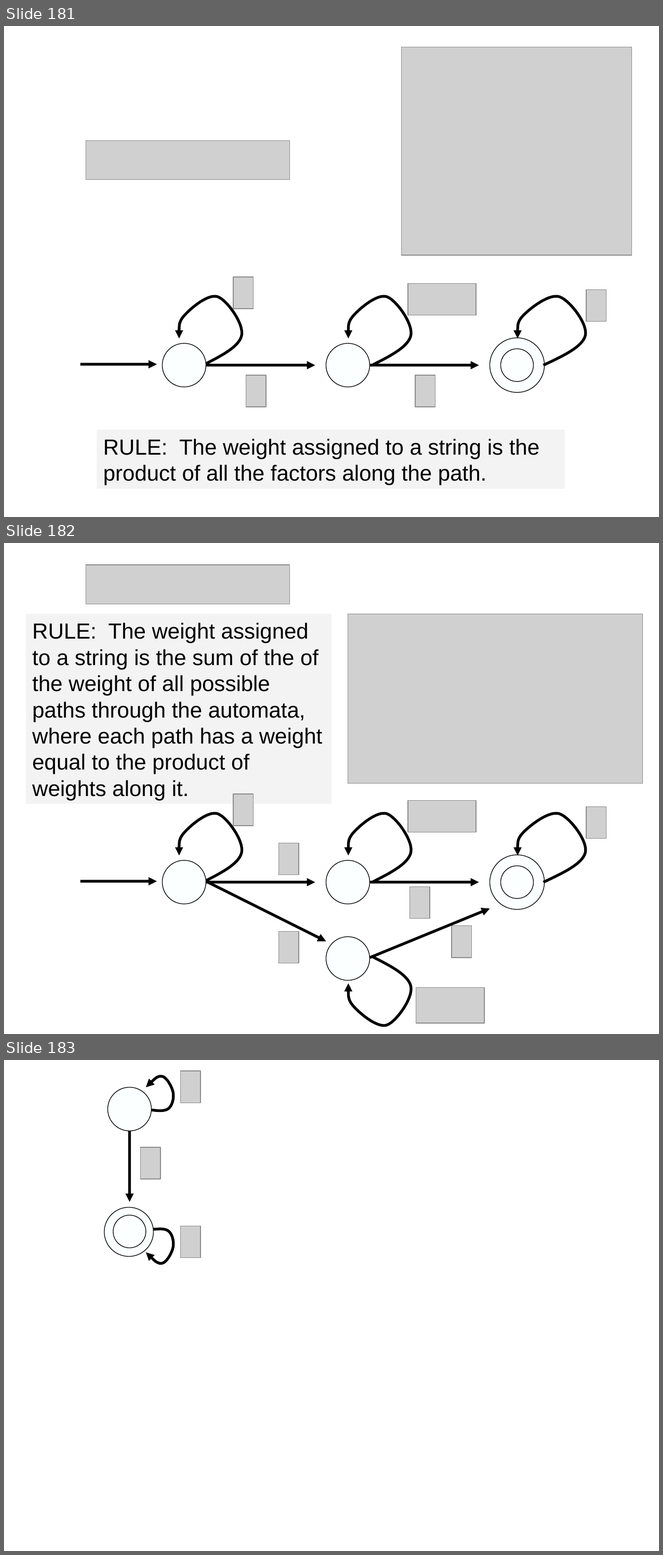
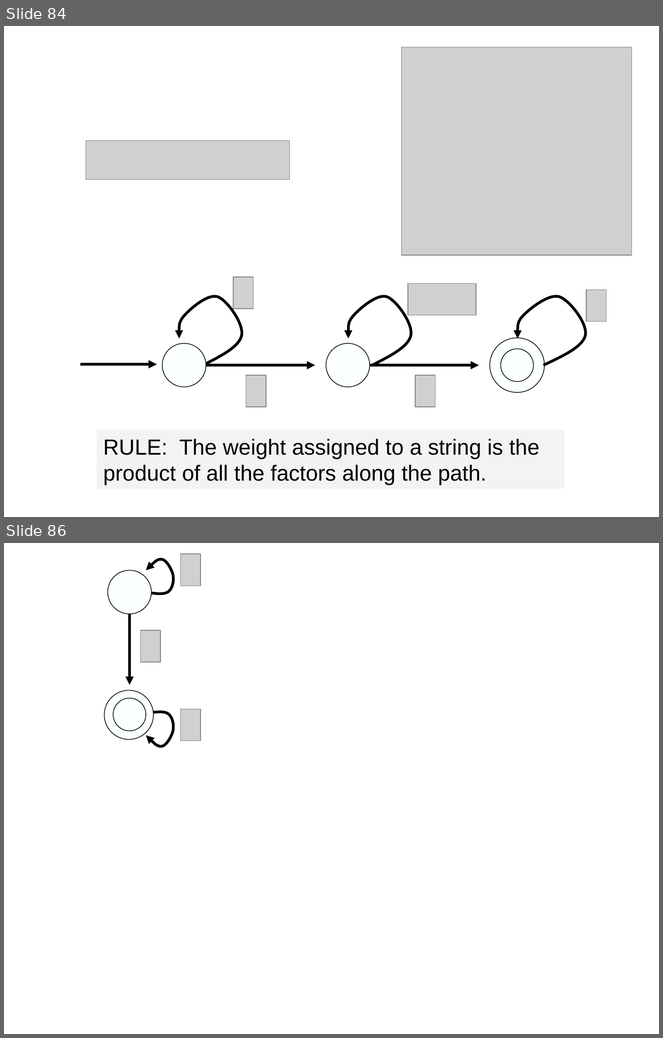
Before and after one commit to gcross/QC-Talks, a slide deck: GeneralExam/WeaponsOfMassSimulation.odp. Shown one above the other, each under a label of ours: slides 181, 182 and 183 before the commit, slides 84 and 86 after it; the slides between them are not shown. The pictures are 663x1555 and 663x1038 pixels, drawn with LibreOffice and Linux fonts; fonts in the diff are those of the drawing; grey boxes stand for pictures; background and template pictures are left out. Boxes give left, top, right and bottom in pixels: in the first picture for what was removed or moved away, otherwise in the second. Text is boxed around its words. In the diff, an @@ line names an element or a change of style, - is before the commit and + after.

```diff
--- a/GeneralExam/WeaponsOfMassSimulation.odp
+++ b/GeneralExam/WeaponsOfMassSimulation.odp
@@ slide 182 removed at (4,543,659,1034), background picture (left out) @@
@@ picture removed at (86,565,289,604) @@
@@ rectangle removed at (26,614,332,804) @@
-RULE: The weight assigned to a string is the sum of the of the weight of all possible paths through the automata, where each path has a weight equal to the product of weights along it.
@@ picture removed at (348,614,643,783) @@
@@ picture removed at (233,794,254,826) @@
@@ picture removed at (408,800,476,833) @@
@@ picture removed at (586,807,607,839) @@
@@ freeform shape removed at (179,810,244,883) @@
@@ freeform shape removed at (348,810,414,883) @@
@@ freeform shape removed at (517,810,588,883) @@
@@ picture removed at (279,843,299,875) @@
@@ ellipse removed at (163,861,206,905) @@
@@ ellipse removed at (326,861,370,905) @@
@@ ellipse removed at (490,855,545,909) @@
@@ ellipse removed at (501,866,533,899) @@
@@ arrow removed from (80, 882) to (157, 882) @@
@@ arrow removed from (206, 883) to (315, 883) @@
@@ arrow removed from (206, 882) to (326, 941) @@
@@ arrow removed from (370, 883) to (479, 883) @@
@@ picture removed at (410,887,430,919) @@
@@ arrow removed from (370, 958) to (490, 909) @@
@@ picture removed at (279,931,299,964) @@
@@ picture removed at (452,926,472,958) @@
@@ ellipse removed at (326,937,370,981) @@
@@ freeform shape removed at (348,957,414,1029) @@
@@ picture removed at (416,988,484,1023) @@
@@ what was slide 181 is now slide 84 @@
@@ what was slide 183 is now slide 86 @@
```
Also in this commit, not shown: 20 slides changed, 4 slides added, 100 other slides removed.
